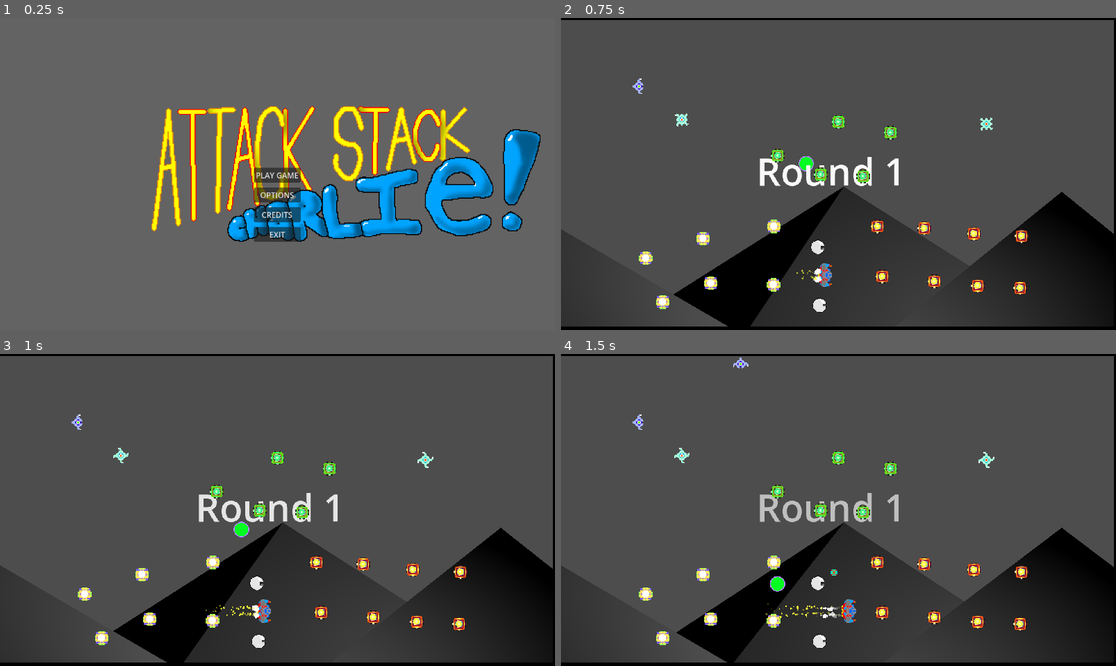
Above: before the commit, frames 1-4 (two rows, left to right).
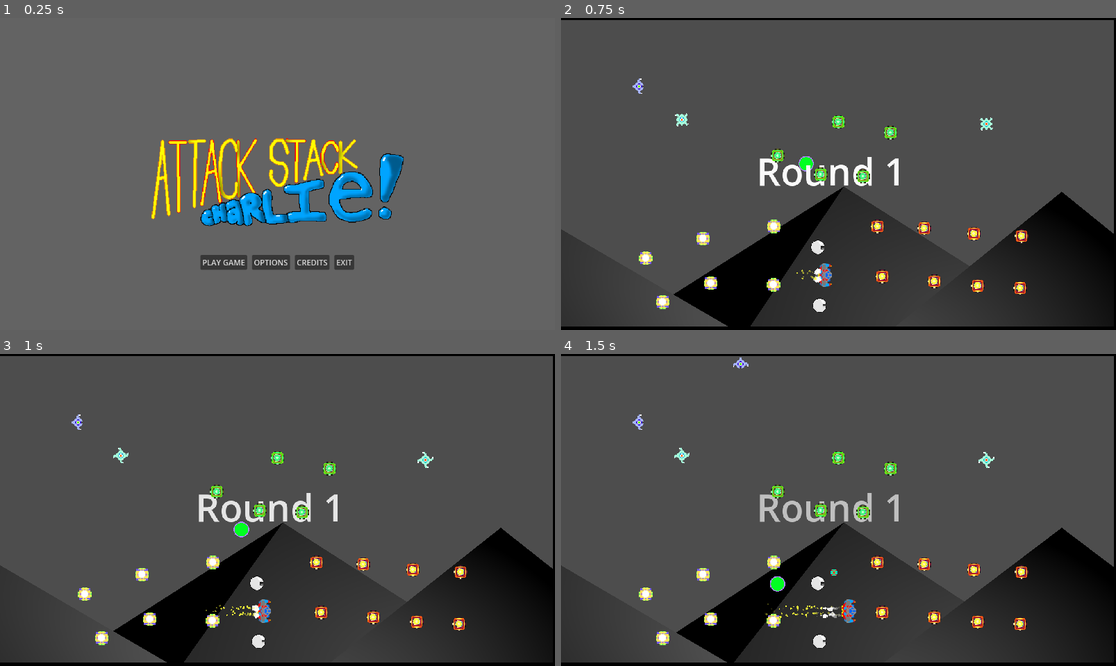
Above: after the commit, the same moments.

Repository: gamkedo-la/AttackStackCharlie
Game: Godot game, scene res://UI/MainMenu/main_menu.tscn
The game is run twice, just before and just after one commit, with the same random seed, the same clock (stepped at 60 frames per second) and the same inputs.
Inputs:
- Up to frame 1 (0.25 s): no input
- Up to frame 2 (0.75 s): click "PLAY GAME" at 0.5 s
- Up to frame 3 (1 s): no input
- Up to frame 4 (1.5 s): hold D (move right) from 1.28 s (still down); hold Space (shoot) from 1.28 s (still down)

The runs differ from the first frame. In frame 1, 16% of the frame differs, in the area x 27-98%, y 28-81%; in frame 2, nothing differs; in frame 3, nothing differs; in frame 4, nothing differs.

Commit message:
Aligned main menu logo and options to not overlap

Diff:
--- a/Feedback VFX/ScreenEffects/ScreenDamage/screen_damage_fx.tscn
+++ b/Feedback VFX/ScreenEffects/ScreenDamage/screen_damage_fx.tscn
@@ -2,6 +2,33 @@
 
 [ext_resource type="Texture2D" uid="uid://c2vbvreff81d5" path="res://Feedback VFX/ScreenEffects/ScreenDamage/screen_damage.png" id="1_j3n0f"]
 [ext_resource type="Script" path="res://Feedback VFX/ScreenEffects/ScreenDamage/screen_damage_fx.gd" id="2_88urq"]
+
+[sub_resource type="Animation" id="Animation_4447k"]
+length = 0.001
+tracks/0/type = "value"
+tracks/0/imported = false
+tracks/0/enabled = true
+tracks/0/path = NodePath(".:visible")
+tracks/0/interp = 1
+tracks/0/loop_wrap = true
+tracks/0/keys = {
+"times": PackedFloat32Array(0),
+"transitions": PackedFloat32Array(1),
+"update": 1,
+"values": [false]
+}
+tracks/1/type = "value"
+tracks/1/imported = false
+tracks/1/enabled = true
+tracks/1/path = NodePath(".:modulate")
+tracks/1/interp = 1
+tracks/1/loop_wrap = true
+tracks/1/keys = {
+"times": PackedFloat32Array(0),
+"transitions": PackedFloat32Array(1),
+"update": 0,
+"values": [Color(1, 1, 1, 0)]
+}
 
 [sub_resource type="Animation" id="Animation_cqihc"]
 resource_name = "player_hit"
@@ -31,33 +58,6 @@
 "values": [Color(1, 1, 1, 1), Color(1, 1, 1, 0)]
 }
 
-[sub_resource type="Animation" id="Animation_4447k"]
-length = 0.001
-tracks/0/type = "value"
-tracks/0/imported = false
-tracks/0/enabled = true
-tracks/0/path = NodePath(".:visible")
-tracks/0/interp = 1
-tracks/0/loop_wrap = true
-tracks/0/keys = {
-"times": PackedFloat32Array(0),
-"transitions": PackedFloat32Array(1),
-"update": 1,
-"values": [false]
-}
-tracks/1/type = "value"
-tracks/1/imported = false
-tracks/1/enabled = true
-tracks/1/path = NodePath(".:modulate")
-tracks/1/interp = 1
-tracks/1/loop_wrap = true
-tracks/1/keys = {
-"times": PackedFloat32Array(0),
-"transitions": PackedFloat32Array(1),
-"update": 0,
-"values": [Color(1, 1, 1, 0)]
-}
-
 [sub_resource type="AnimationLibrary" id="AnimationLibrary_e1ws1"]
 _data = {
 "RESET": SubResource("Animation_4447k"),
--- a/UI/MainMenu/main_menu.tscn
+++ b/UI/MainMenu/main_menu.tscn
@@ -21,40 +21,40 @@
 grow_vertical = 2
 color = Color(0.389287, 0.389287, 0.389287, 1)
 
-[node name="BoxContainer" type="BoxContainer" parent="."]
+[node name="BoxContainer" type="VBoxContainer" parent="."]
 layout_mode = 1
-anchors_preset = 13
+anchors_preset = 8
 anchor_left = 0.5
+anchor_top = 0.5
 anchor_right = 0.5
-anchor_bottom = 1.0
+anchor_bottom = 0.5
 offset_left = -260.5
+offset_top = -308.5
 offset_right = 260.5
+offset_bottom = 308.5
 grow_horizontal = 2
 grow_vertical = 2
+theme_override_constants/separation = 60
 alignment = 1
-vertical = true
 
-[node name="MarginContainer" type="MarginContainer" parent="BoxContainer"]
-layout_mode = 2
-theme_override_constants/margin_bottom = 60
-
-[node name="hidden text" type="Label" parent="BoxContainer/MarginContainer"]
+[node name="hidden text" type="Label" parent="BoxContainer"]
 modulate = Color(1, 1, 1, 0)
 layout_mode = 2
 theme_override_font_sizes/font_size = 46
 text = "ATTACK STACK CHARLIE"
 
-[node name="first draft logo" type="Sprite2D" parent="BoxContainer/MarginContainer"]
-texture_filter = 1
-scale = Vector2(2, 2)
+[node name="TextureRect" type="TextureRect" parent="BoxContainer"]
+layout_mode = 2
 texture = ExtResource("1_aqjag")
-centered = false
+expand_mode = 5
+stretch_mode = 5
 
-[node name="VBoxContainer" type="VBoxContainer" parent="BoxContainer"]
+[node name="VBoxContainer" type="HBoxContainer" parent="BoxContainer"]
 layout_mode = 2
 size_flags_horizontal = 4
-size_flags_vertical = 0
+size_flags_vertical = 4
 theme_override_constants/separation = 10
+alignment = 1
 
 [node name="PlayGameBTN" type="Button" parent="BoxContainer/VBoxContainer"]
 layout_mode = 2
